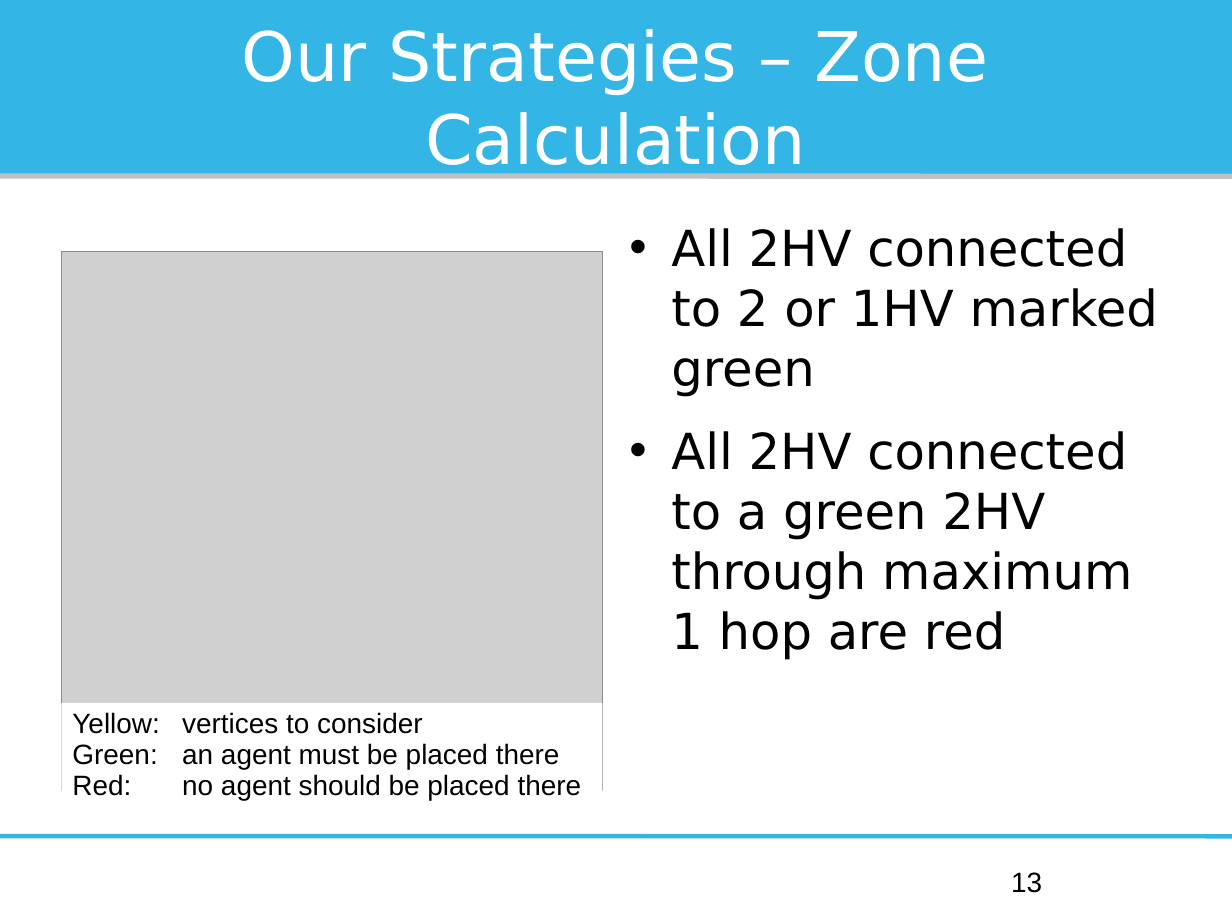
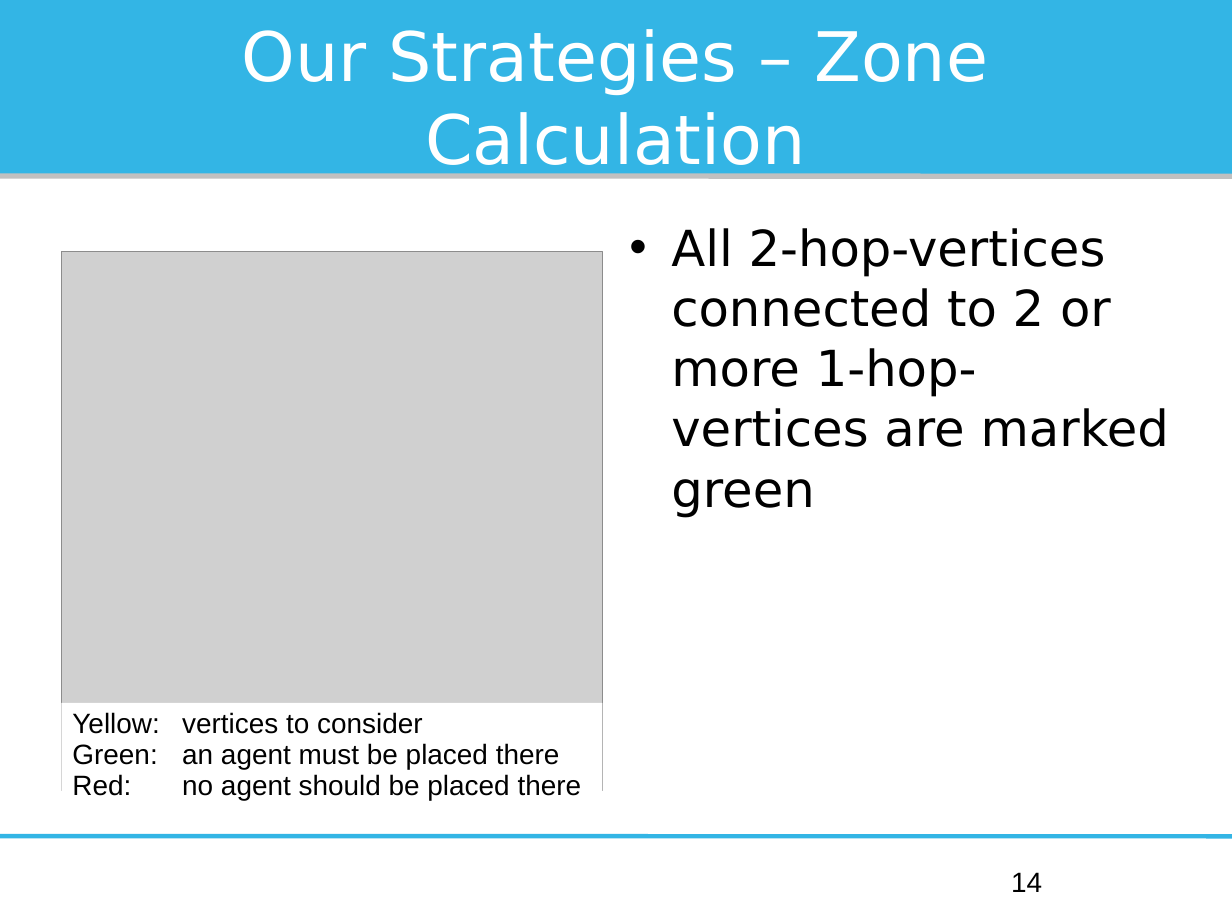
Before and after one commit to Institute-Web-Science-and-Technologies/mapc, a slide deck: slide 14 of Oberseminar/presentation.odp (slide 13 before the commit). Drawn at 1232x924 pixels with LibreOffice and Linux fonts; fonts in the diff are those of the drawing; grey boxes stand for pictures. Boxes give left, top, right and bottom in pixels: in the first picture for what was removed or moved away, otherwise in the second. Text is boxed around its words. In the diff, an @@ line names an element or a change of style, - is before the commit and + after.

```diff
--- a/Oberseminar/presentation.odp
+++ b/Oberseminar/presentation.odp
@@ text at box(671, 228, 1169, 518): text changed @@
-• All 2HV connected to 2 or 1HV marked green
-• All 2HV connected to a green 2HV through maximum 1 hop are red
+• All 2-hop-vertices connected to 2 or more 1-hop-vertices are marked green
@@ page number at box(1011, 872, 1042, 892): text changed @@
-13
+14
```
Also in this commit, not shown: 10 other slides changed, 4 slides added, 1 other file.
